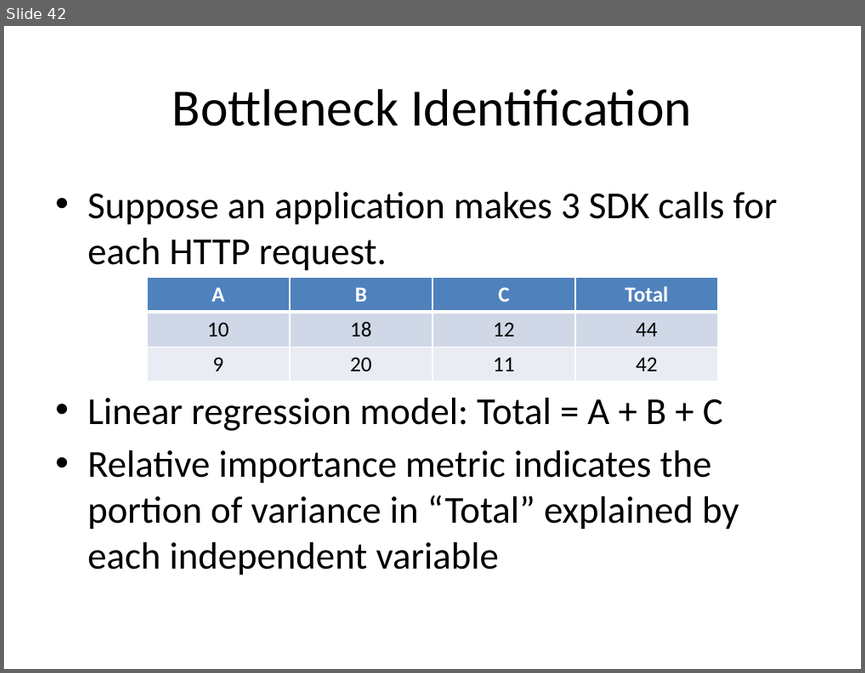
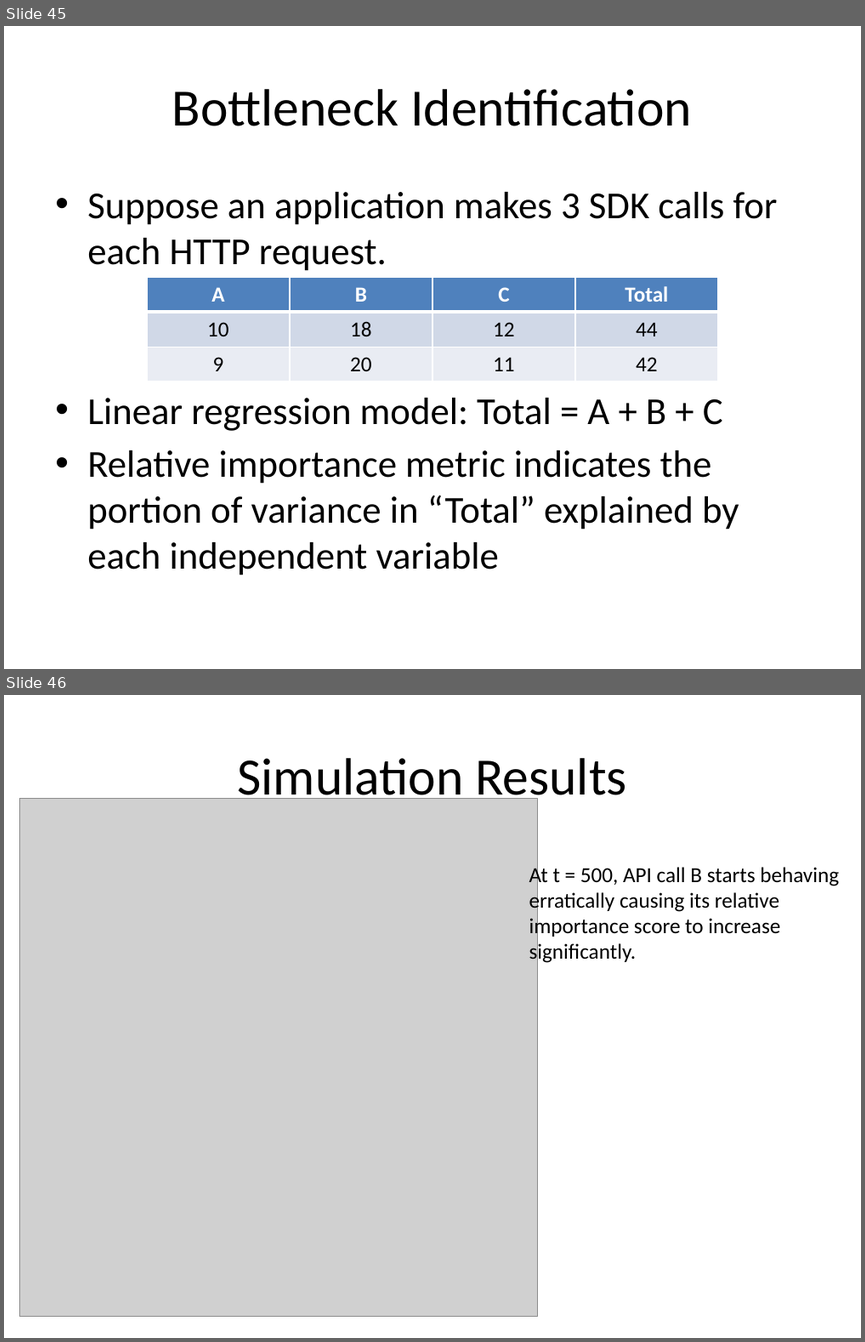
Before and after one commit to Dithn/eager-appscale, a slide deck: Eager/elk-experiment/appserver/system_design.pptx. Shown one above the other, each under a label of ours: slide 42 before the commit, slides 45 and 46 after it. The pictures are 865x673 and 865x1342 pixels, drawn with LibreOffice and Linux fonts; fonts in the diff are those of the drawing; grey boxes stand for pictures. Boxes give left, top, right and bottom in pixels: in the first picture for what was removed or moved away, otherwise in the second. Text is boxed around its words. In the diff, an @@ line names an element or a change of style, - is before the commit and + after.

```diff
--- a/Eager/elk-experiment/appserver/system_design.pptx
+++ b/Eager/elk-experiment/appserver/system_design.pptx
@@ slide 46 added at bbox=[4, 695, 861, 1338], background #FFFFFF @@
@@ title added at bbox=[238, 758, 626, 807], 44 pt, text #000000 @@
+Simulation Results
@@ picture added at bbox=[19, 799, 537, 1316] @@
@@ text added at bbox=[529, 864, 839, 964], 18 pt, text #000000 @@
+At t = 500, API call B starts behaving erratically causing its relative importance score to increase significantly.
@@ what was slide 42 is now slide 45 @@
```
Also in this commit, not shown: 5 other slides added.
